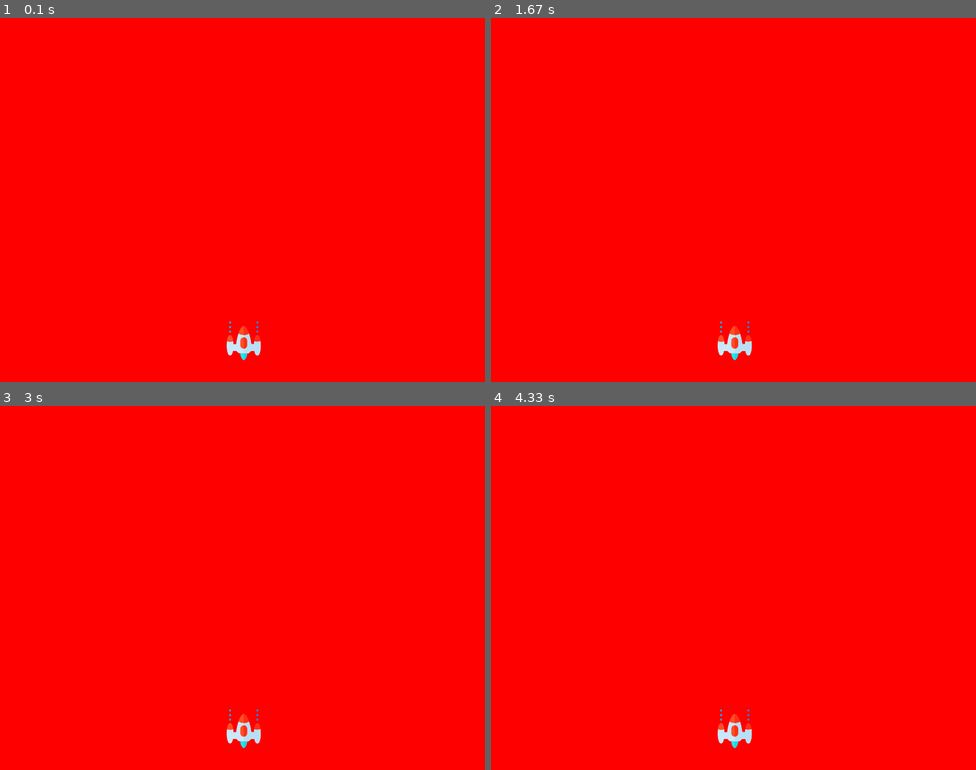
Above: before the commit, frames 1-4 (two rows, left to right).
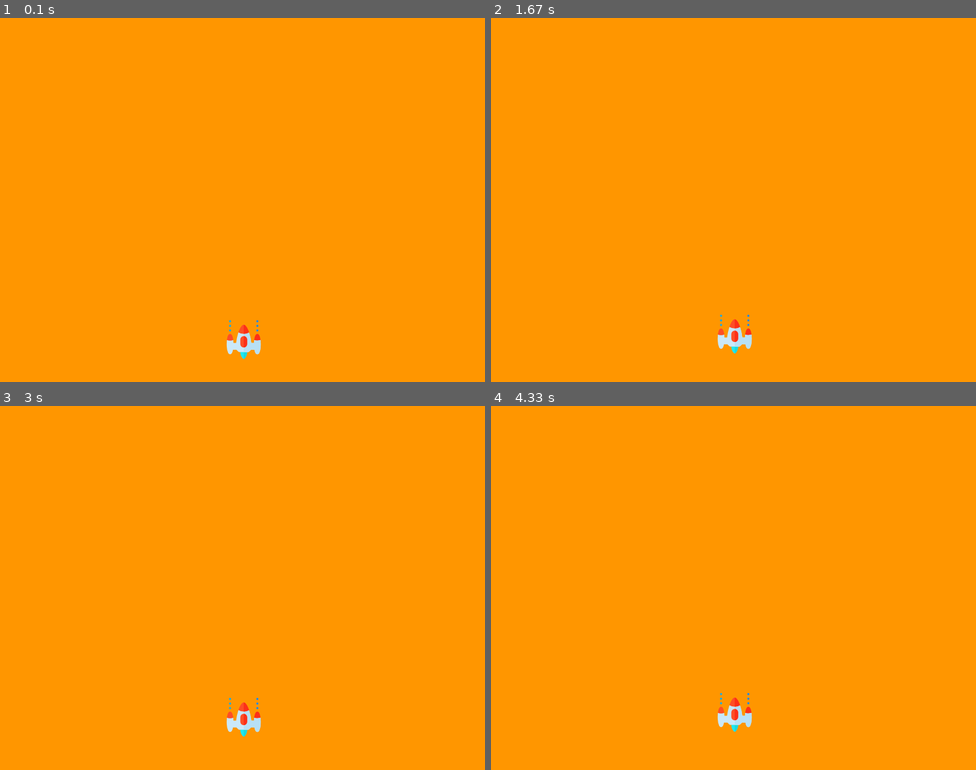
Above: after the commit, the same moments.

Repository: leafarJS/pygame_python
Game: pygame game, started from main.py
Two runs of this game, one before a commit and one after it. Both use one fixed random seed, a clock stepped at 60 frames per second and the inputs below.
Inputs:
- Up to frame 1 (0.1 s): no input
- Up to frame 2 (1.67 s): no input
- Up to frame 3 (3 s): no input
- Up to frame 4 (4.33 s): no input

The runs differ from the first frame. In frame 1, 100% of the frame differs, in the area x 0-100%, y 0-100%; in frame 2, 100%; in frame 3, 100%; in frame 4, 100%.

Commit message:
commit movement mechanics in game development

Diff:
--- a/main.py
+++ b/main.py
@@ -16,19 +16,24 @@
 player_x = 370
 player_y = 500
 
-def player():
-  screen.blit(player_img,( player_x, player_y))
+def player(x, y):
+  #Adding Images into Our Space Invader Game
+  screen.blit(player_img,(x,y))
+
 
 
 #game loop
 running = True
 while running:
 
-  screen.fill((255,0,0))
+  screen.fill((255,150,0))
+
+  #Movement Mechanics in Game Development
+  player_y -= 0.1
 
   for i in pg.event.get():
     if i.type == pg.QUIT:
       running = False
 
-  player()
+  player(player_x, player_y)
   pg.display.update()
